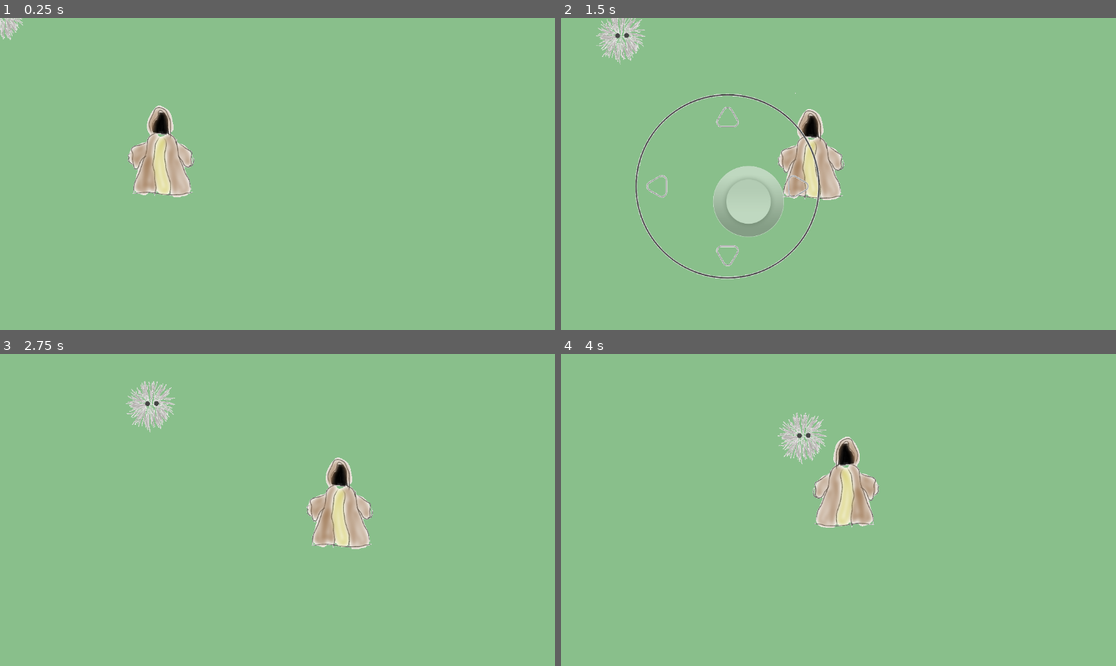
Above: before the commit, frames 1-4 (two rows, left to right).
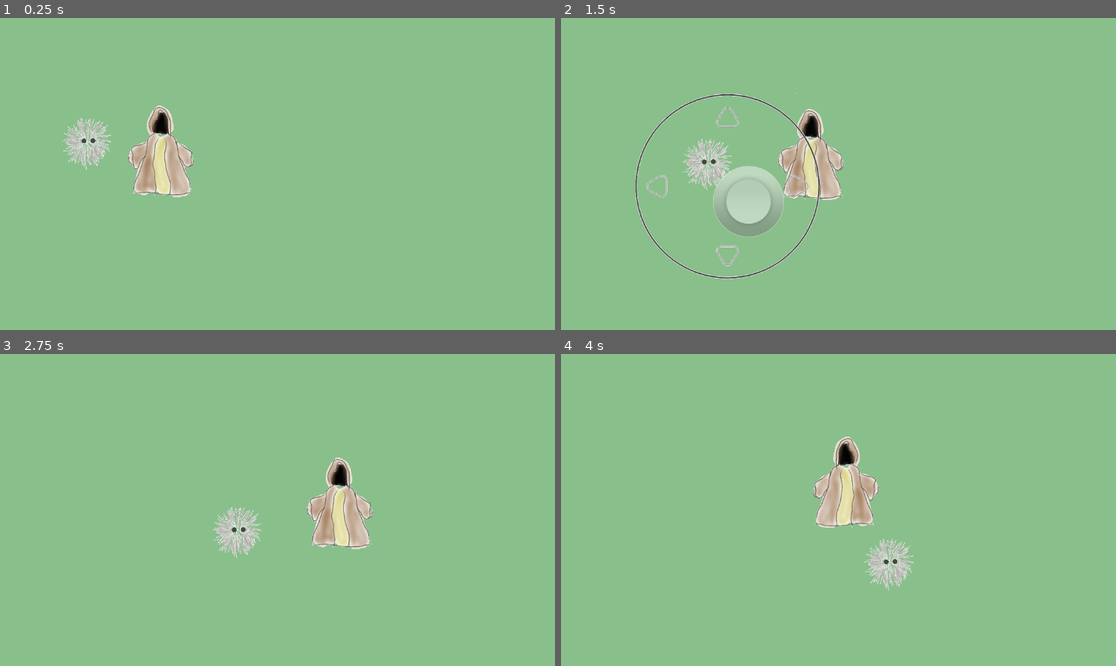
Above: after the commit, the same moments.

Repository: Davinca123/Everbond
Game: Godot game, scene res://scenes/game.tscn
Two runs of this game, one before a commit and one after it. Both use one fixed random seed, a clock stepped at 60 frames per second and the inputs below.
Inputs (mouse positions are in pixels of both pictures, inside the frame that each line leads up to):
- Up to frame 1 (0.25 s): no input
- Up to frame 2 (1.5 s): tap Enter at 0.5 s; move the mouse to (960, 158) at 0.52 s; hold Right (ui_right) 0.53-1.25 s; click (960, 158) at 0.67 s; drag from (727, 189) to (810, 236) at 1.27 s
- Up to frame 3 (2.75 s): move the mouse to (333, 441) at 2.02 s; hold Right (ui_right) from 2.03 s (still down)
- Up to frame 4 (4 s): release Right (ui_right) at 2.75 s; drag from (810, 572) to (672, 463) at 2.77 s; move the mouse to (1005, 556) at 3.52 s; hold Left (ui_left) from 3.53 s (still down)

The runs differ from the first frame. In frame 1, 0.9% of the frame differs, in the area x 0-21%, y 0-49%; in frame 2, 1.4%; in frame 3, 1.4%; in frame 4, 1.4%, in the area x 39-64%, y 18-76%.

Commit message:
Change godot project name to Everbond

Diff:
--- a/project.godot
+++ b/project.godot
@@ -10,7 +10,7 @@
 
 [application]
 
-config/name="Follower"
+config/name="Everbond"
 run/main_scene="uid://c5lc3kwm41j6l"
 config/features=PackedStringArray("4.6", "Mobile")
 config/icon="res://icon.svg"
--- a/scenes/game.tscn
+++ b/scenes/game.tscn
@@ -48,6 +48,7 @@
 
 [node name="Sprite2D" type="Sprite2D" parent="Companion" unique_id=2046099303]
 material = SubResource("ShaderMaterial_0tnpc")
+position = Vector2(179.99998, 261.99997)
 scale = Vector2(0.2, 0.2)
 texture = ExtResource("4_u5sy4")
 region_enabled = true
Not shown, removed: .nomedia
